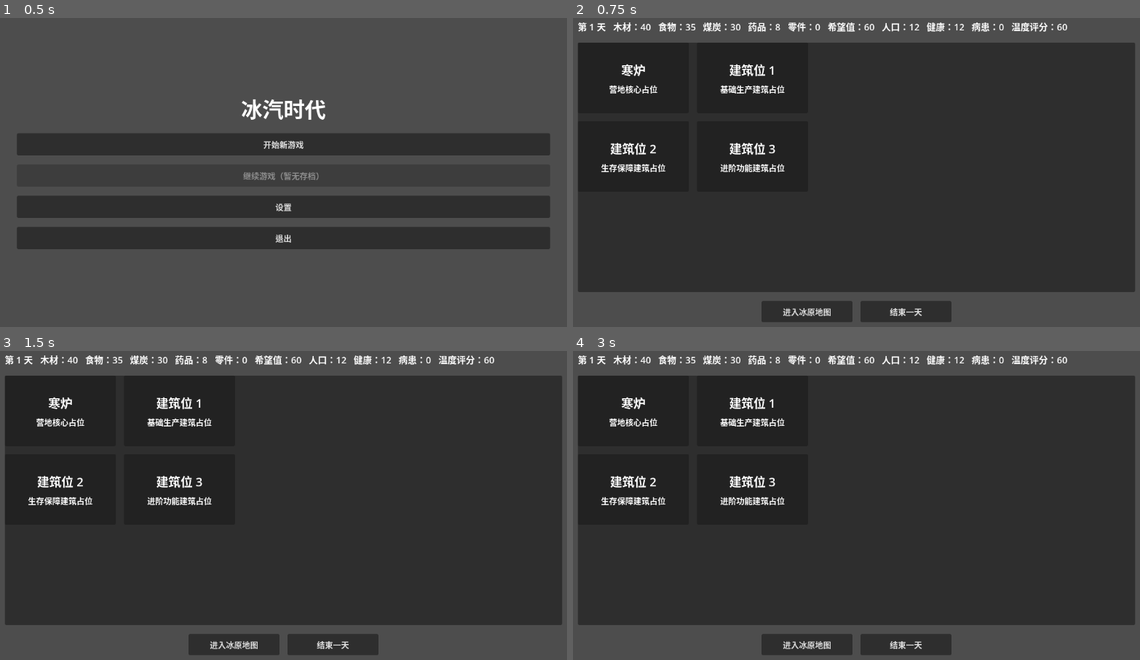
Above: before the commit, frames 1-4 (two rows, left to right).
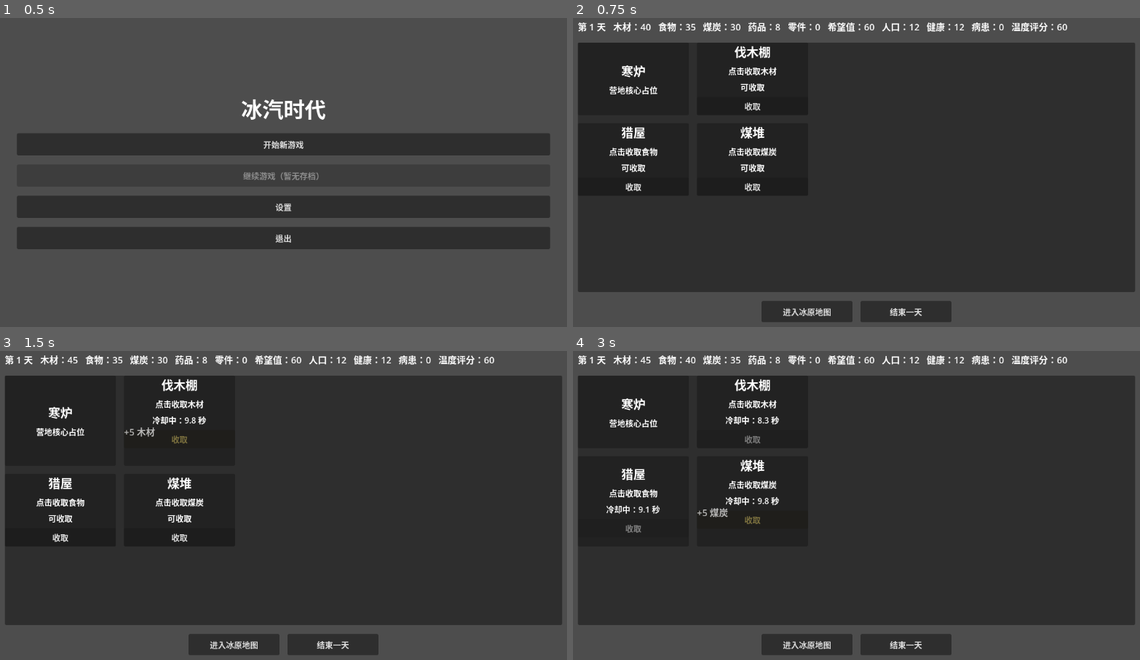
Above: after the commit, the same moments.

Repository: wanzhihuiha/bingqishidai
Game: Godot game, scene res://scenes/menu/MainMenu.tscn
The game is run twice, just before and just after one commit, with the same random seed, the same clock (stepped at 60 frames per second) and the same inputs.
Inputs (mouse positions are in pixels of both pictures, inside the frame that each line leads up to):
- Up to frame 1 (0.5 s): no input
- Up to frame 2 (0.75 s): click "开始新游戏" at 0.5 s
- Up to frame 3 (1.5 s): click (181, 437) at 1.25 s, where only the run after the commit has a clickable "收取"
- Up to frame 4 (3 s): click (635, 536) at 2 s, where only the run after the commit has a clickable "收取"; click (754, 527) at 2.75 s, where only the run after the commit has a clickable "收取"

Frame 1 is identical in both runs. In frame 2, 2.2% of the frame differs, in the area x 5-38%, y 8-56%; in frame 3, 2.4%; in frame 4, 2.5%, in the area x 5-38%, y 1-59%.

Commit message:
实现避难所资源收取

Diff:
--- a/scripts/managers/GameState.gd
+++ b/scripts/managers/GameState.gd
@@ -54,6 +54,22 @@
 func get_resource_name(resource_id: String) -> String:
 	var config: Dictionary = DataLoader.get_resource_config(resource_id)
 	return str(config.get("name", resource_id))
+
+
+func get_resource_max_amount(resource_id: String) -> int:
+	var config: Dictionary = DataLoader.get_resource_config(resource_id)
+	var max_value: Variant = config.get("max_amount", null)
+	if max_value == null:
+		return -1
+	return int(max_value)
+
+
+func is_resource_near_max(resource_id: String) -> bool:
+	var max_amount: int = get_resource_max_amount(resource_id)
+	if max_amount < 0:
+		return false
+	var current_amount: int = get_resource_amount(resource_id)
+	return current_amount >= int(float(max_amount) * 0.8)
 
 
 func get_resource_order() -> Array[String]:
--- a/scripts/shelter/ShelterView.gd
+++ b/scripts/shelter/ShelterView.gd
@@ -9,6 +9,27 @@
 	"parts": "零件",
 	"hope": "希望值"
 }
+const COLLECT_COOLDOWN_SECONDS: float = 10.0
+const COLLECT_BUILDINGS: Array[Dictionary] = [
+	{
+		"title": "伐木棚",
+		"body": "点击收取木材",
+		"resource_id": "wood",
+		"amount": 5
+	},
+	{
+		"title": "猎屋",
+		"body": "点击收取食物",
+		"resource_id": "food",
+		"amount": 5
+	},
+	{
+		"title": "煤堆",
+		"body": "点击收取煤炭",
+		"resource_id": "coal",
+		"amount": 5
+	}
+]
 
 var day_label: Label
 var resource_labels: Dictionary = {}
@@ -16,10 +37,12 @@
 var healthy_label: Label
 var sick_label: Label
 var temperature_label: Label
+var collect_cards: Dictionary = {}
 
 
 func _ready() -> void:
 	print("[ShelterView] ready")
+	set_process(true)
 	GameState.ensure_started()
 	if not GameState.state_changed.is_connected(_refresh_hud):
 		GameState.state_changed.connect(_refresh_hud)
@@ -27,6 +50,10 @@
 		GameState.resources_changed.connect(_refresh_hud)
 	_build_ui()
 	_refresh_hud()
+
+
+func _process(delta: float) -> void:
+	_update_collect_cooldowns(delta)
 
 
 func _build_ui() -> void:
@@ -94,9 +121,8 @@
 	panel.add_child(grid)
 
 	grid.add_child(_make_placeholder("寒炉", "营地核心占位"))
-	grid.add_child(_make_placeholder("建筑位 1", "基础生产建筑占位"))
-	grid.add_child(_make_placeholder("建筑位 2", "生存保障建筑占位"))
-	grid.add_child(_make_placeholder("建筑位 3", "进阶功能建筑占位"))
+	for config_value: Dictionary in COLLECT_BUILDINGS:
+		grid.add_child(_make_collect_card(config_value))
 
 	return panel
 
@@ -122,6 +148,119 @@
 	box.add_child(body)
 
 	return panel
+
+
+func _make_collect_card(config: Dictionary) -> PanelContainer:
+	var panel: PanelContainer = PanelContainer.new()
+	panel.custom_minimum_size = Vector2(220, 140)
+
+	var box: VBoxContainer = VBoxContainer.new()
+	box.alignment = BoxContainer.ALIGNMENT_CENTER
+	box.add_theme_constant_override("separation", 8)
+	panel.add_child(box)
+
+	var title: Label = Label.new()
+	title.text = str(config.get("title", "资源点"))
+	title.horizontal_alignment = HORIZONTAL_ALIGNMENT_CENTER
+	title.add_theme_font_size_override("font_size", 24)
+	box.add_child(title)
+
+	var body: Label = Label.new()
+	body.text = str(config.get("body", "点击收取资源"))
+	body.horizontal_alignment = HORIZONTAL_ALIGNMENT_CENTER
+	box.add_child(body)
+
+	var status: Label = Label.new()
+	status.text = "可收取"
+	status.horizontal_alignment = HORIZONTAL_ALIGNMENT_CENTER
+	box.add_child(status)
+
+	var button: Button = Button.new()
+	button.text = "收取"
+	button.custom_minimum_size = Vector2(130, 36)
+	box.add_child(button)
+
+	var resource_id: String = str(config.get("resource_id", ""))
+	var amount: int = int(config.get("amount", 0))
+	button.pressed.connect(_on_collect_pressed.bind(resource_id, amount))
+	collect_cards[resource_id] = {
+		"button": button,
+		"status": status,
+		"cooldown_left": 0.0
+	}
+
+	return panel
+
+
+func _update_collect_cooldowns(delta: float) -> void:
+	for resource_id_value: Variant in collect_cards.keys():
+		var resource_id: String = str(resource_id_value)
+		var card: Dictionary = collect_cards.get(resource_id, {}) as Dictionary
+		var cooldown_left: float = float(card.get("cooldown_left", 0.0))
+		if cooldown_left <= 0.0:
+			continue
+
+		cooldown_left = max(0.0, cooldown_left - delta)
+		card["cooldown_left"] = cooldown_left
+		collect_cards[resource_id] = card
+		_refresh_collect_card(resource_id)
+
+
+func _refresh_collect_card(resource_id: String) -> void:
+	var card: Dictionary = collect_cards.get(resource_id, {}) as Dictionary
+	var button: Button = card.get("button") as Button
+	var status: Label = card.get("status") as Label
+	var cooldown_left: float = float(card.get("cooldown_left", 0.0))
+	if button == null or status == null:
+		return
+
+	if cooldown_left > 0.0:
+		button.disabled = true
+		status.text = "冷却中：%.1f 秒" % cooldown_left
+		return
+
+	button.disabled = false
+	if GameState.is_resource_near_max(resource_id):
+		status.text = "仓库快满了"
+	else:
+		status.text = "可收取"
+
+
+func _on_collect_pressed(resource_id: String, amount: int) -> void:
+	var card: Dictionary = collect_cards.get(resource_id, {}) as Dictionary
+	var cooldown_left: float = float(card.get("cooldown_left", 0.0))
+	if cooldown_left > 0.0:
+		return
+
+	var before: int = GameState.get_resource_amount(resource_id)
+	GameState.add_resource(resource_id, amount, "collect_resource")
+	var after: int = GameState.get_resource_amount(resource_id)
+	print("collect_resource resource_id=%s amount=%d before=%d after=%d" % [resource_id, amount, before, after])
+	card["cooldown_left"] = COLLECT_COOLDOWN_SECONDS
+	collect_cards[resource_id] = card
+	_refresh_collect_card(resource_id)
+	_play_collect_feedback(resource_id, amount)
+
+
+func _play_collect_feedback(resource_id: String, amount: int) -> void:
+	var card: Dictionary = collect_cards.get(resource_id, {}) as Dictionary
+	var button: Button = card.get("button") as Button
+	if button == null:
+		return
+
+	var resource_name: String = GameState.get_resource_name(resource_id)
+	var feedback_label: Label = Label.new()
+	feedback_label.text = "+%d %s" % [amount, resource_name]
+	feedback_label.add_theme_font_size_override("font_size", 18)
+	button.get_parent().add_child(feedback_label)
+
+	var tween: Tween = create_tween()
+	tween.set_parallel(true)
+	tween.tween_property(feedback_label, "position:y", feedback_label.position.y - 24.0, 0.6)
+	tween.tween_property(feedback_label, "modulate:a", 0.0, 0.6)
+	tween.tween_property(button, "modulate", Color(1.0, 0.9, 0.45, 1.0), 0.1)
+	tween.chain().tween_property(button, "modulate", Color.WHITE, 0.2)
+	tween.chain().tween_callback(feedback_label.queue_free)
 
 
 func _make_action_bar() -> HBoxContainer:
